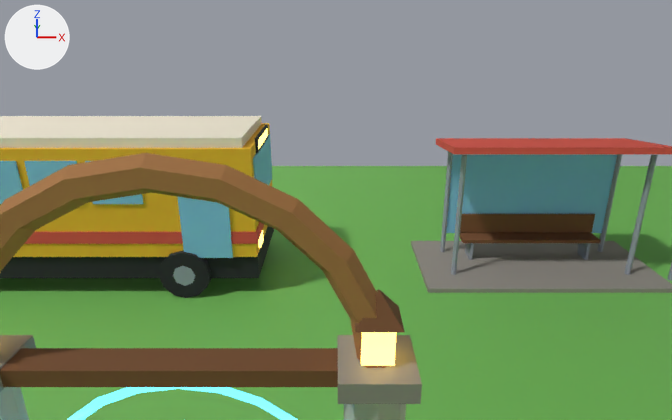
An edit to the Blender file assets/models/source/farmer_props.blend, drawn before and after from the same camera.
Camera for both pictures: the file's camera 'PreviewCam'. The axes (+X, +Y, +Z) are drawn at upper left. The lights are the same throughout. The older version comes first.

Names of what the first picture shows: 'PreviewGround', 'bus', 'bus_stop', 'portal_gate'.
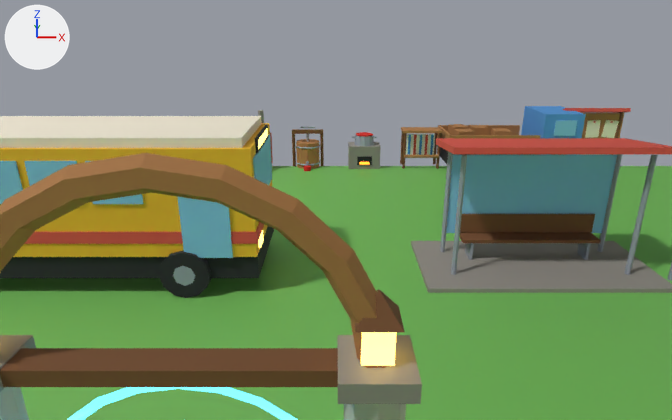
Patch to the scene script:
```diff
--- a/assets/models/source/farmer_props.blend.py
+++ b/assets/models/source/farmer_props.blend.py
@@ ob_order_board @@
+ob_order_board = bpy.data.objects.new('order_board', me_order_board)  # 88 vertices, 64 faces; spans x -1.1..1.1, y -0.21..0.11, z 0.0..2.1; in mat_fp_wooddark (brown #7f5433), mat_fp_wood (orange #b87f4c), mat_fp_accent (red #e5594c), mat_fp_paper (pale yellow #faf2d9), mat_fp_red (red #eb3833)
+ob_order_board.location = (14.0, 20.0, 0.0)
@@ ob_delivery_truck @@
+ob_delivery_truck = bpy.data.objects.new('delivery_truck', me_delivery_truck)  # 216 vertices, 146 faces; spans x -2.22..2.24, y -1.05..1.05, z 0.0..2.0; in mat_fp_tyre (black #29292e), mat_fp_truck (blue #599ee5), mat_fp_glass (blue #8cccf2), mat_fp_wooddark (brown #7f5433), mat_fp_wood (orange #b87f4c), mat_fp_lamp (yellow #ffd973, glowing yellow #ffd973)
+ob_delivery_truck.location = (11.0, 20.0, 0.0)
@@ ob_machine_loom @@
+ob_machine_loom = bpy.data.objects.new('machine_loom', me_machine_loom)  # 116 vertices, 82 faces; spans x -0.675..0.675, y -0.41..0.35, z 0.0..1.34; in mat_fp_wooddark (brown #7f5433), mat_fp_wood (orange #b87f4c), mat_fp_wool (white #f7f5eb), mat_fp_can (blue #4c99e5), mat_fp_accent (red #e5594c)
+ob_machine_loom.location = (8.0, 20.0, 0.0)
@@ ob_machine_stove @@
+ob_machine_stove = bpy.data.objects.new('machine_stove', me_machine_stove)  # a box spanning x -0.55..0.55, y -0.4..0.4, z 0.0..0.8, material slot 0; a box spanning x -0.25..0.25, y -0.42..-0.4, z 0.15..0.45, material slot 1; a box spanning x -0.175..0.175, y -0.43..-0.41, z 0.17..0.27, material slot 2; a 12-sided cut cone along z (radius 0.35 at the low end, 0.3 at the high end) spanning x -0.35..0.35, y -0.35..0.35, z 0.8..1.16, material slot 3; a 12-sided cylinder along z spanning x -0.31..0.31, y -0.31..0.31, z 1.135..1.165, material slot 4; a box spanning x -0.43..-0.33, y -0.03..0.03, z 1.025..1.075, material slot 3; a box spanning x 0.33..0.43, y -0.03..0.03, z 1.025..1.075, material slot 3; in mat_fp_stonedark (grey #99948c), mat_fp_black (black #1f1f24), mat_fp_fire (orange #ff8c26, glowing orange #ff8c26), mat_fp_metal (grey #9ea6b3), mat_fp_tomato (red #e5261f)
+ob_machine_stove.location = (6.0, 20.0, 0.0)
@@ ob_machine_juicer @@
+ob_machine_juicer = bpy.data.objects.new('machine_juicer', me_machine_juicer)  # 200 vertices, 164 faces; spans x -0.552..0.552, y -0.73..0.45, z 0.0..1.426; in mat_fp_wood (orange #b87f4c), mat_fp_metal (grey #9ea6b3), mat_fp_wooddark (brown #7f5433), mat_fp_tomato (red #e5261f)
+ob_machine_juicer.location = (4.0, 20.0, 0.0)
@@ ob_machine_oven @@
+ob_machine_oven = bpy.data.objects.new('machine_oven', me_machine_oven)  # a box spanning x -0.65..0.65, y -0.55..0.55, z 0.0..1.1, material slot 0; an icosphere of 20 faces spanning x -0.55..0.55, y -0.45..0.45, z 0.73..1.47, material slot 0; a box spanning x -0.3..0.3, y -0.58..-0.54, z 0.38..0.83, material slot 1; a box spanning x -0.22..0.22, y -0.58..-0.56, z 0.41..0.56, material slot 2; a 6-sided cylinder along z spanning x 0.26..0.44, y 0.15..0.35, z 1.35..1.95, material slot 3; a box spanning x -0.45..0.45, y -0.93..-0.58, z 0.72..0.78, material slot 4; in mat_fp_brick (orange #c76147), mat_fp_black (black #1f1f24), mat_fp_fire (orange #ff8c26, glowing orange #ff8c26), mat_fp_stonedark (grey #99948c), mat_fp_wooddark (brown #7f5433)
+ob_machine_oven.location = (2.0, 20.0, 0.0)
```

Pixel boxes [x1, y1, x2, y2] of what changed, in the pictures (672 x 420 px):
'delivery_truck', added
    after: [437, 106, 586, 164]
    faces in mat_fp_truck (blue #599ee5): [521, 106, 586, 155]
    faces in mat_fp_wood (orange #b87f4c): [437, 124, 540, 138]
    faces in mat_fp_glass (blue #8cccf2): [554, 120, 577, 136]
    faces in mat_fp_tyre (black #29292e): [437, 145, 566, 164]
'order_board', added
    after: [562, 108, 631, 155]
    faces in mat_fp_paper (pale yellow #faf2d9): [585, 120, 619, 138]
    faces in mat_fp_wood (orange #b87f4c): [582, 113, 624, 138]
    faces in mat_fp_accent (red #e5594c): [562, 108, 631, 113]
'machine_loom', added
    after: [400, 127, 443, 169]
    faces in mat_fp_wool (white #f7f5eb): [406, 134, 435, 155]
    faces in mat_fp_wood (orange #b87f4c): [401, 127, 443, 158]
    faces in mat_fp_wooddark (brown #7f5433): [400, 132, 441, 169]
    faces in mat_fp_can (blue #4c99e5): [408, 135, 434, 155]
'machine_juicer', added
    after: [292, 127, 324, 171]
    faces in mat_fp_wood (orange #b87f4c): [296, 139, 319, 169]
    faces in mat_fp_wooddark (brown #7f5433): [292, 129, 324, 166]
    faces in mat_fp_metal (grey #9ea6b3): [295, 127, 320, 166]
'machine_stove', added
    after: [348, 132, 381, 169]
    faces in mat_fp_stonedark (grey #99948c): [348, 142, 381, 169]
    faces in mat_fp_metal (grey #9ea6b3): [352, 135, 377, 146]
'machine_oven', added (mostly hidden)
    after: [258, 110, 273, 163]
